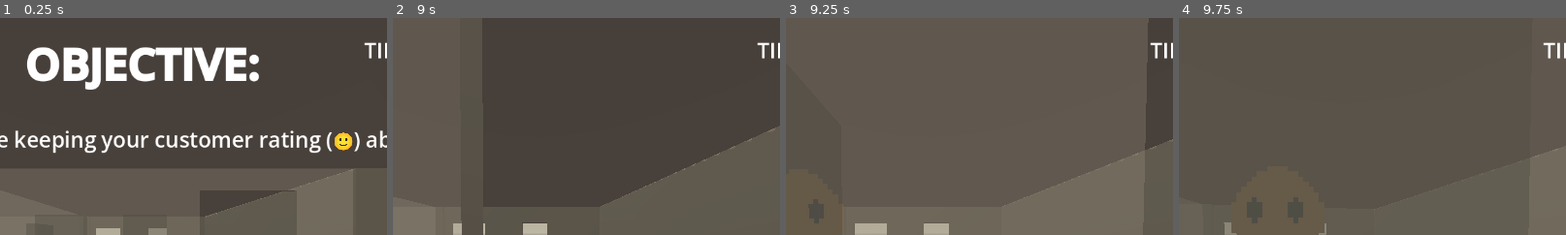
Above: before the commit, frames 1-4 (left to right).
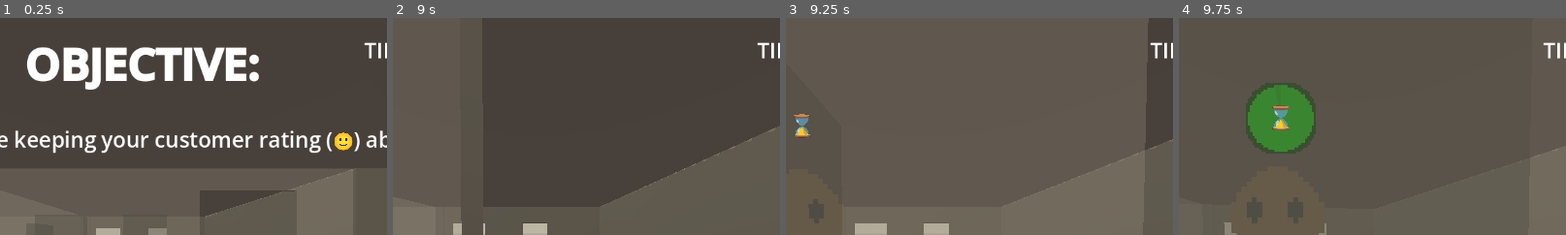
Above: after the commit, the same moments.

Repository: Sunday-Studio-Team/cafe
Game: Godot game, scene res://main.tscn
Same seed, same stepped clock (60 frames per second), same inputs: the game is played once before the commit and once after it.
Inputs (mouse positions are % of the whole screen's width and height, from its top left):
- Up to frame 1 (0.25 s): no input
- Up to frame 2 (9 s): tap Enter at 0.5, 3.5, 5.75 s; move the mouse to (55, 50) at 0.52 s; hold E (interact) 0.53-1.28 s; hold W (move_forward) 0.53-5.78 s; move the mouse to (45, 50) at 1.27 s; tap I every 1.5 s from 1.35 to 8.85 s; move the mouse to (52, 48) at 2.02 s; hold E (interact) 2.03-2.78 s; tap Space at 2.75, 5, 8 s; move the mouse to (49, 52) at 2.77 s; move the mouse to (57, 51) at 3.52 s; hold E (interact) 3.53-4.28 s; move the mouse to (42, 49) at 4.27 s; move the mouse to (51, 50) at 5.02 s; hold E (interact) 5.03-5.78 s; move the mouse to (46, 48) at 5.77 s; hold D (move_right) 5.78-6.53 s; move the mouse to (55, 50) at 6.52 s; hold E (interact) 6.53-7.28 s; hold W (move_forward) 6.53-8.78 s; move the mouse to (45, 50) at 7.27 s; move the mouse to (52, 48) at 8.02 s; hold E (interact) 8.03-8.78 s; move the mouse to (49, 52) at 8.77 s; hold A (move_left) from 8.78 s (still down)
- Up to frame 3 (9.25 s): keep holding A (move_left)
- Up to frame 4 (9.75 s): move the mouse to (57, 51) at 9.52 s; release A (move_left) at 9.53 s; hold W (move_forward) from 9.53 s (still down); hold E (interact) from 9.53 s (still down)
The pictures show only the part of the screen within x 31-81%, y 0-50%; the shares and areas given below are measured in that part.

Frames 1-2 are identical in both runs. In frame 3, 0.3% of the frame differs, in the area x 2-7%, y 44-55%; in frame 4, 5.1%, in the area x 17-36%, y 29-63%.

Commit message:
start customer timers on order
(instead of on order complete)

Diff:
--- a/godot/customer.gd
+++ b/godot/customer.gd
@@ -19,7 +19,7 @@
 	make_drink_button.enabled = false
 	make_drink_button.interacted.connect(func(): drink_made_at_window.emit())
 	timer.timeout.connect(_on_timer_timeout)
-	Events.order_completed.connect(_on_order_completed)
+	Events.customer_started_order.connect(_on_order_started)
 	Events.order_approved.connect(_on_order_approved)
 	Events.customer_left_machine.connect(_on_customer_left_machine)
 	# NOTE: not actually sure what this true argument does here lol
@@ -55,7 +55,7 @@
 		timer.start()
 
 
-func _on_order_completed(customer: Customer) -> void:
+func _on_order_started(customer: Customer) -> void:
 	if customer != self or orders_made > 0:
 		return
 	await get_tree().process_frame
--- a/godot/machine.gd
+++ b/godot/machine.gd
@@ -67,6 +67,7 @@
 
 
 func start_order() -> void:
+	Events.customer_started_order.emit(customer)
 	customers_order = Global.drinks.pick_random()
 	customer_order_indicator.text = "customer ordered: " + customers_order.name
 	print("customer's order is: ", customers_order.name)
